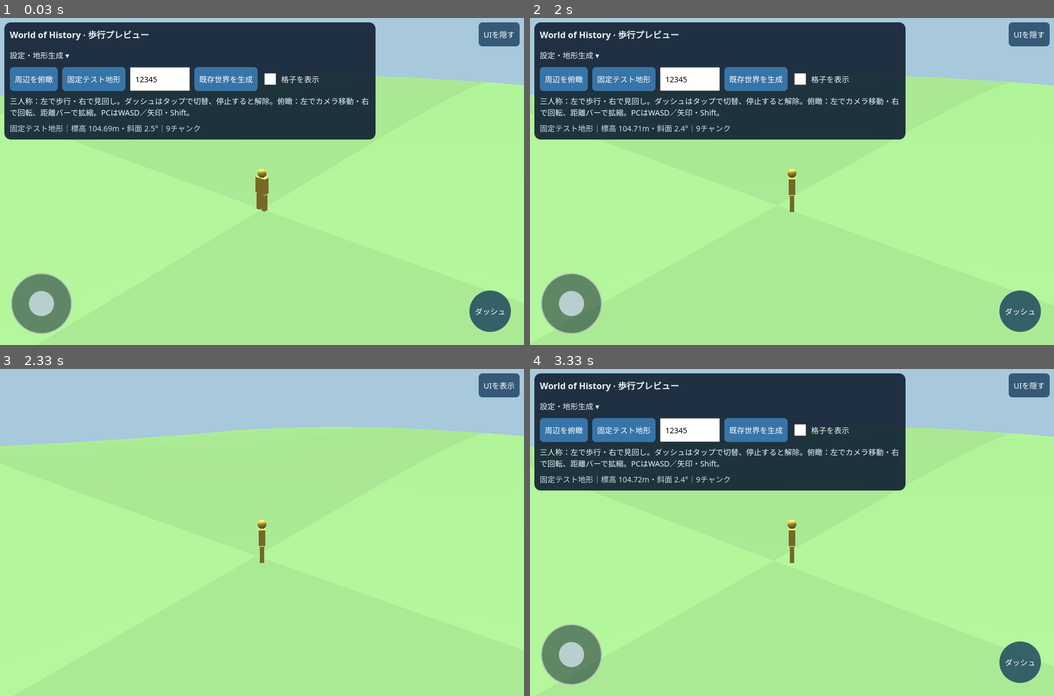
Above: before the commit, frames 1-4 (two rows, left to right).
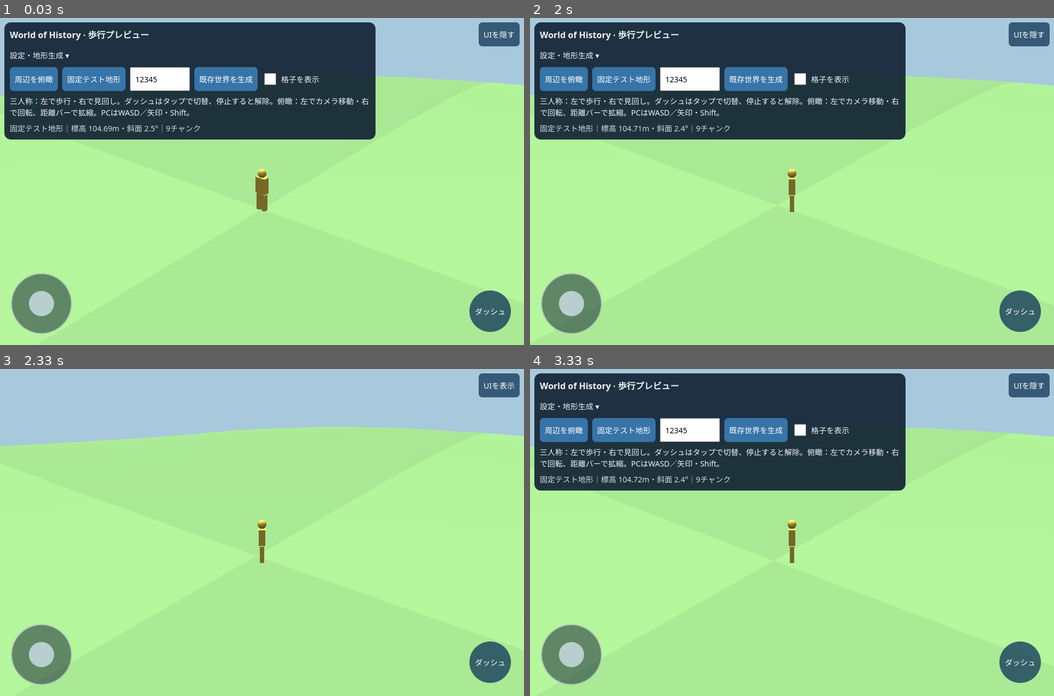
Above: after the commit, the same moments.

Repository: eitommkk1023-a11y/-history-simulation-game-restart
Game: browser game, page previews/terrain-chunks.html
Two runs of this game, one before a commit and one after it. Both use one fixed random seed, a clock stepped at 60 frames per second and the inputs below.
Inputs (mouse positions are in pixels of both pictures, inside the frame that each line leads up to):
- Up to frame 1 (0.03 s): no input
- Up to frame 2 (2 s): click (792, 181) at 0.27 s; hold D 1.03-1.53 s; click "移動スティック" at 1.27 s; hold S 1.58-1.85 s; hold A from 1.9 s (still down)
- Up to frame 3 (2.33 s): keep holding A; click "UIを隠す" at 2.02 s
- Up to frame 4 (3.33 s): release A at 2.47 s; hold W 2.52-2.82 s; click "UIを表示" at 2.77 s; hold D from 2.87 s (still down)

Frames 1-2 are identical in both runs. In frame 3, 2.5% of the frame differs, in the area x 2-98%, y 78-97%; in frame 4, nothing differs.

Commit message:
Keep movement and sprint controls visible when hiding UI

Diff:
--- a/previews/terrain-chunks.html
+++ b/previews/terrain-chunks.html
@@ -16,7 +16,7 @@
   #stick{width:46px;height:46px;border-radius:50%;background:#d9e9f4bb;pointer-events:none}
   #sprint{position:fixed;z-index:3;right:max(24px,env(safe-area-inset-right));bottom:max(24px,env(safe-area-inset-bottom));border-radius:50%;width:76px;height:76px;background:#183d5ccc;touch-action:none;user-select:none}
   #sprint.active{background:#aa7821}#movementNotice{position:fixed;bottom:26px;left:150px;right:120px;text-align:center;pointer-events:none;text-shadow:0 1px 4px #000;color:white}
-  [hidden]{display:none!important}body.ui-hidden header,body.ui-hidden #joystick,body.ui-hidden #sprint,body.ui-hidden #movementNotice{display:none!important}
+  [hidden]{display:none!important}body.ui-hidden header,body.ui-hidden #movementNotice{display:none!important}
   #uiToggle{position:fixed;right:max(8px,env(safe-area-inset-right));top:max(8px,env(safe-area-inset-top));z-index:5;background:#183d5ccc}
   header{right:100px}#sprint.active{background:#efb52c;color:#172436;box-shadow:0 0 12px 5px #ffd34eaa}
 </style>
--- a/tests/view-controls.browser.cjs
+++ b/tests/view-controls.browser.cjs
@@ -4,7 +4,7 @@
  const page=await browser.newPage({viewport:{width,height},hasTouch:true});const errors=[];page.on('pageerror',e=>errors.push(e.message));
  await page.route('http://woh.test/play',r=>r.fulfill({contentType:'text/html',body:fs.readFileSync('exports/World-of-History.html','utf8')}));await page.goto('http://woh.test/play');
  await page.waitForFunction(()=>window.__chunkPreview?.state);const pos=()=>page.evaluate(()=>({...__chunkPreview.markerPoint}));
- await page.locator('#uiToggle').click();assert.equal(await page.locator('header').isVisible(),false);assert.equal(await page.locator('#joystick').isVisible(),false);await page.locator('#uiToggle').click();
+ await page.locator('#uiToggle').click();assert.equal(await page.locator('header').isVisible(),false);assert.equal(await page.locator('#joystick').isVisible(),true);assert.equal(await page.locator('#sprint').isVisible(),true);await page.locator('#uiToggle').click();
  if(!await page.locator('#settings').evaluate(e=>e.open))await page.locator('summary').click();
  assert.equal(await page.locator('#distance').isVisible(),false);
  await page.keyboard.down('w');await page.locator('#sprint').click();await page.waitForTimeout(120);assert.equal(await page.locator('#sprint').getAttribute('aria-pressed'),'true');
Not shown, changed: docs/walking-preview.md
